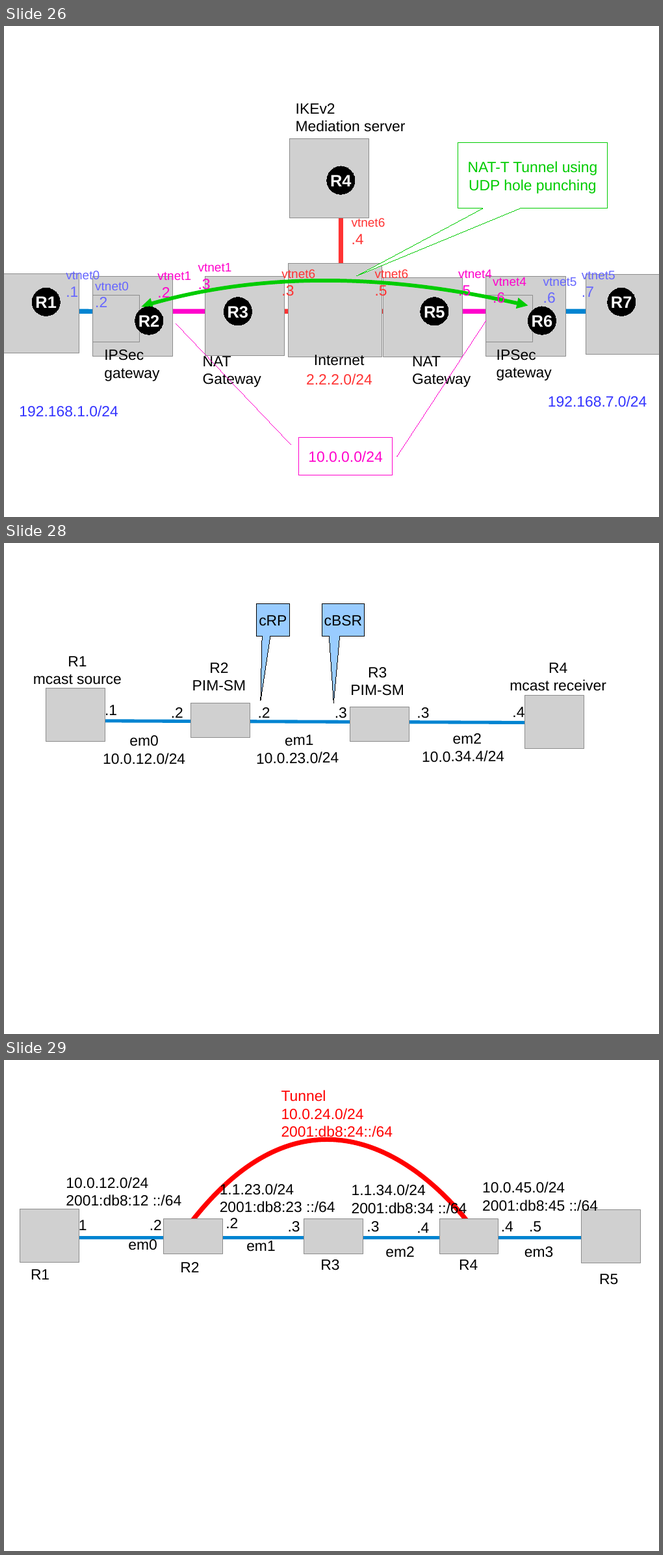
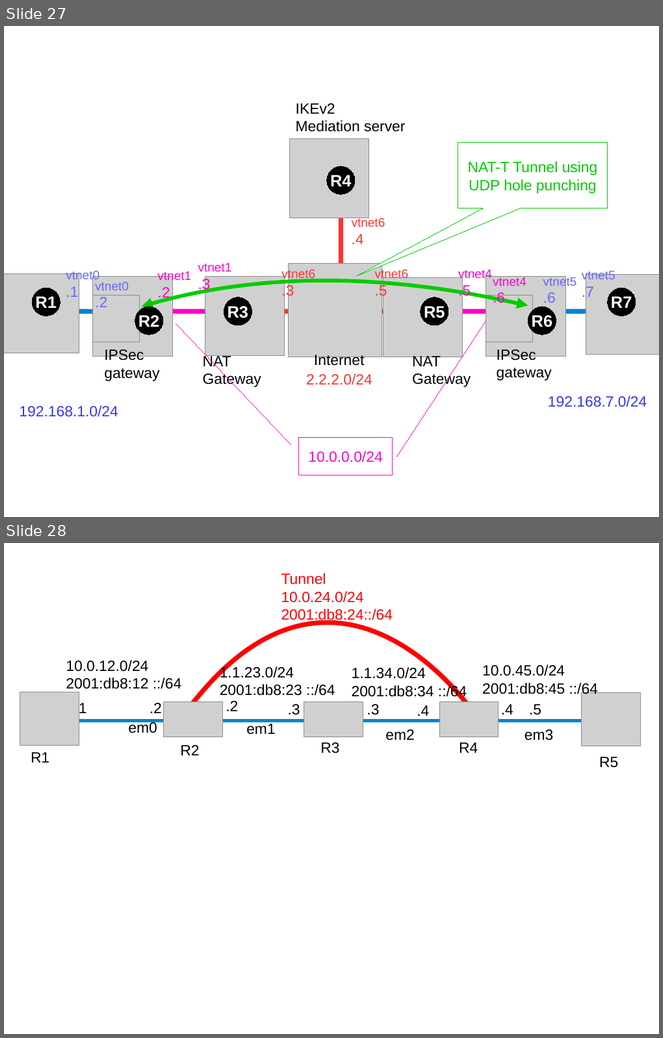
Before and after one commit to ocochard/BSDRP, a slide deck: docs/labs.examples.odp. Shown one above the other, each under a label of ours: slides 26, 28 and 29 before the commit, slides 27 and 28 after it; the slides between them are not shown. The pictures are 663x1555 and 663x1038 pixels, drawn with LibreOffice and Linux fonts; fonts in the diff are those of the drawing; grey boxes stand for pictures. Boxes give left, top, right and bottom in pixels: in the first picture for what was removed or moved away, otherwise in the second. Text is boxed around its words. In the diff, an @@ line names an element or a change of style, - is before the commit and + after.

```diff
--- a/docs/labs.examples.odp
+++ b/docs/labs.examples.odp
@@ slide 28 removed at box(4, 543, 659, 1034), background #FFFFFF @@
@@ speech box removed at box(257, 603, 289, 637) @@
-cRP
@@ speech box removed at box(322, 603, 364, 637) @@
-cBSR
@@ text removed at box(33, 656, 122, 685) @@
-R1
-mcast source
@@ text removed at box(192, 663, 246, 691) @@
-R2
-PIM-SM
@@ text removed at box(350, 667, 404, 696) @@
-R3
-PIM-SM
@@ text removed at box(510, 663, 607, 691) @@
-R4
-mcast receiver
@@ picture removed at box(46, 688, 105, 742) @@
@@ picture removed at box(525, 696, 584, 749) @@
@@ text removed at box(105, 704, 117, 719) @@
-.1
@@ text removed at box(171, 707, 183, 722) @@
-.2
@@ picture removed at box(191, 703, 250, 737) @@
@@ text removed at box(258, 707, 270, 722) @@
-.2
@@ text removed at box(335, 707, 347, 722) @@
-.3
@@ picture removed at box(350, 707, 410, 742) @@
@@ text removed at box(417, 707, 429, 722) @@
-.3
@@ text removed at box(512, 707, 525, 717) @@
-.4
@@ line removed from (547, 722) to (64, 720) @@
@@ text removed at box(103, 735, 185, 765) @@
-em0
-10.0.12.0/24
@@ text removed at box(256, 735, 339, 764) @@
-em1
-10.0.23.0/24
@@ text removed at box(422, 733, 504, 762) @@
-em2
-10.0.34.4/24
@@ what was slide 26 is now slide 27 @@
@@ what was slide 29 is now slide 28 @@
```
Also in this commit, not shown: 3 slides changed, 2 slides added, 2 other slides removed, 12 other files.
